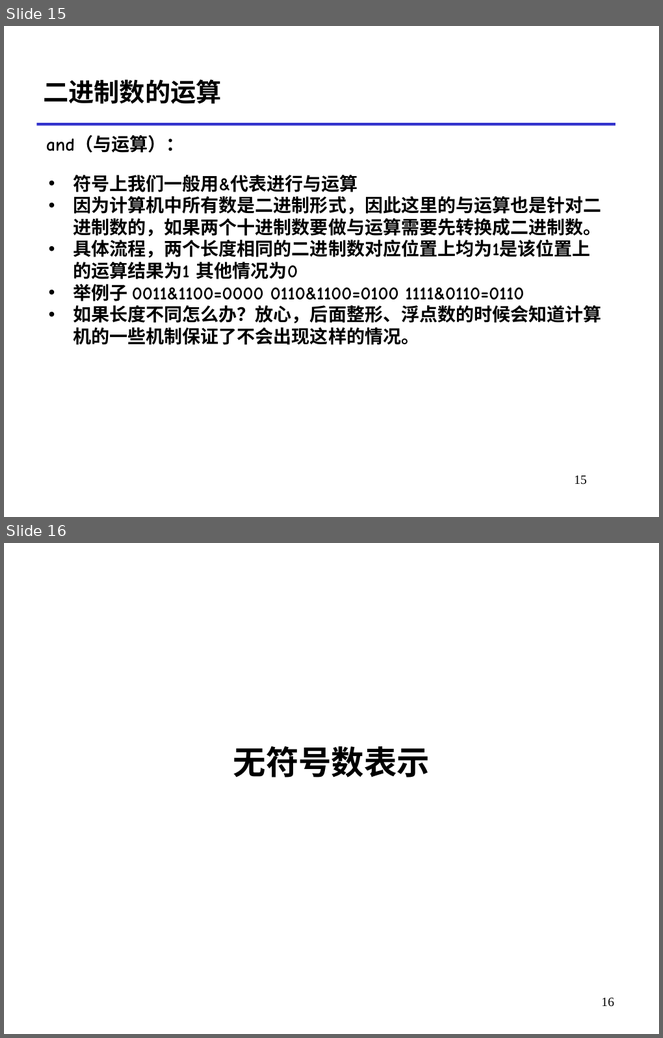
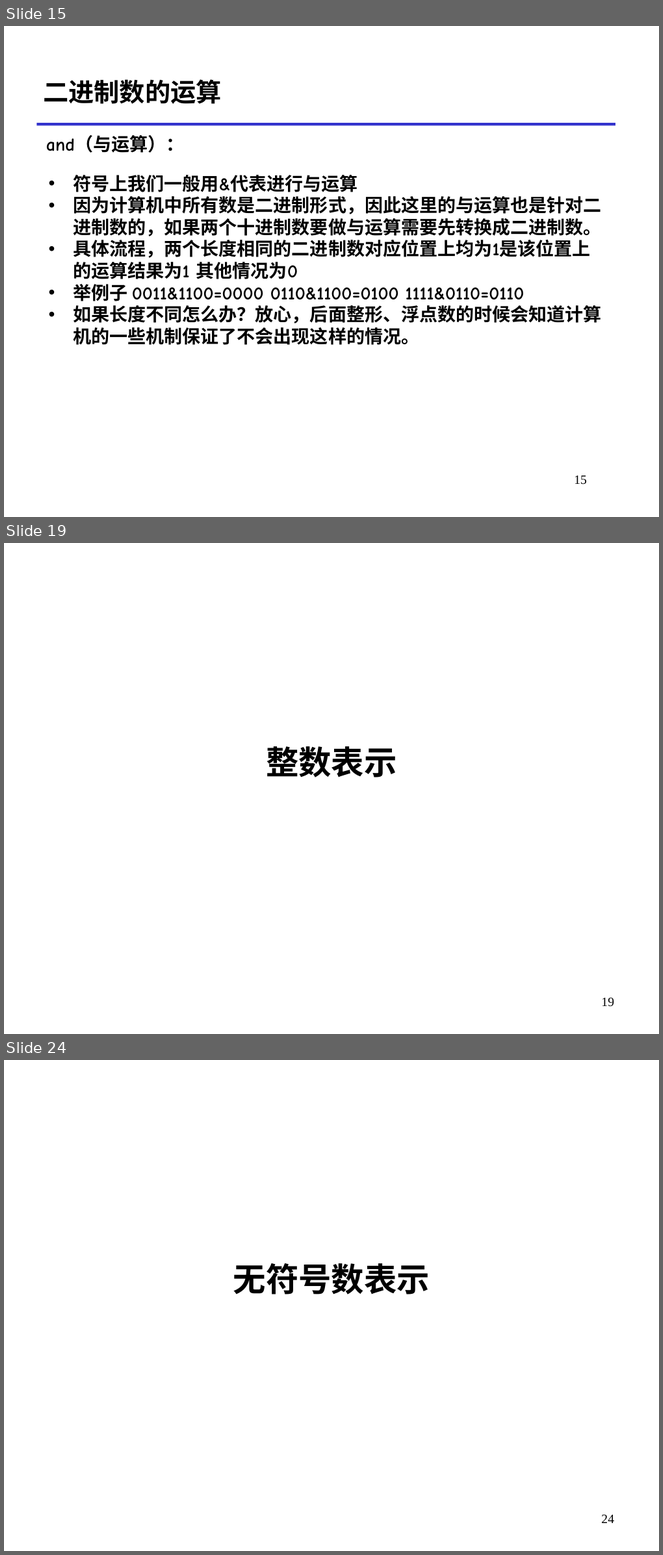
Before and after one commit to RUCICS/ICS1-2024-Preparation, a slide deck: 数的表示MoocDemo.pptx. Shown one above the other, each under a label of ours: slides 15 and 16 before the commit, slides 15, 19 and 24 after it; the slides between them are not shown. The pictures are 663x1038 and 663x1555 pixels, drawn with LibreOffice and Linux fonts; fonts in the diff are those of the drawing. Boxes give left, top, right and bottom in pixels: in the first picture for what was removed or moved away, otherwise in the second. Text is boxed around its words. In the diff, an @@ line names an element or a change of style, - is before the commit and + after.

```diff
--- a/数的表示MoocDemo.pptx
+++ b/数的表示MoocDemo.pptx
@@ slide 19 added at [4,543,659,1034], background #FFFFFF @@
@@ title added at [266,746,397,778], 36 pt, text #000000, bold @@
+整数表示
@@ page number added at [601,998,614,1007], 14 pt, text #000000 @@
+19
@@ what was slide 16 is now slide 24 @@
@@ page number at [601,1515,614,1523]: text changed @@
-16
+24
```
Also in this commit, not shown: 5 slides changed, 35 other slides added.
